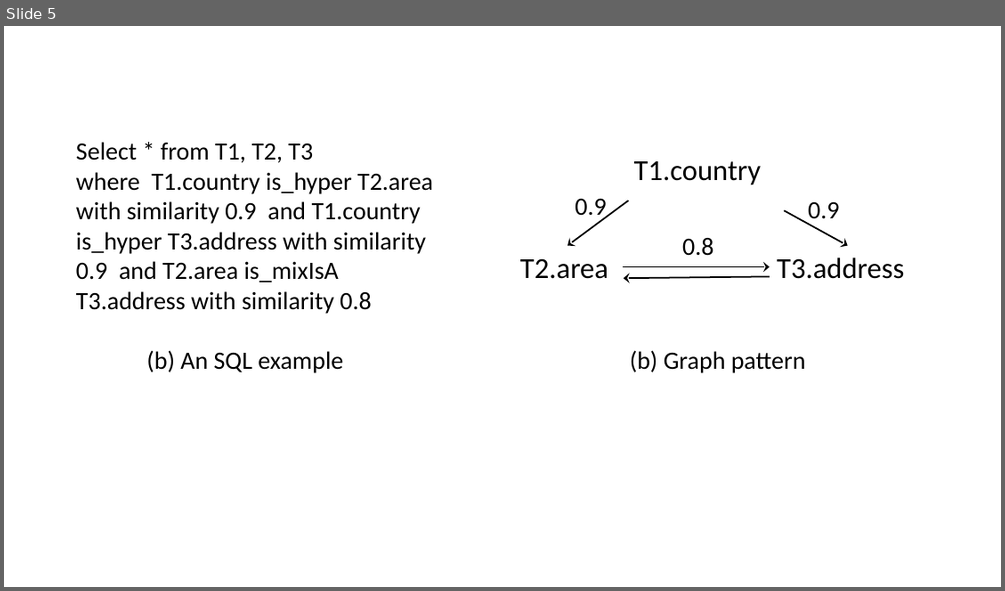
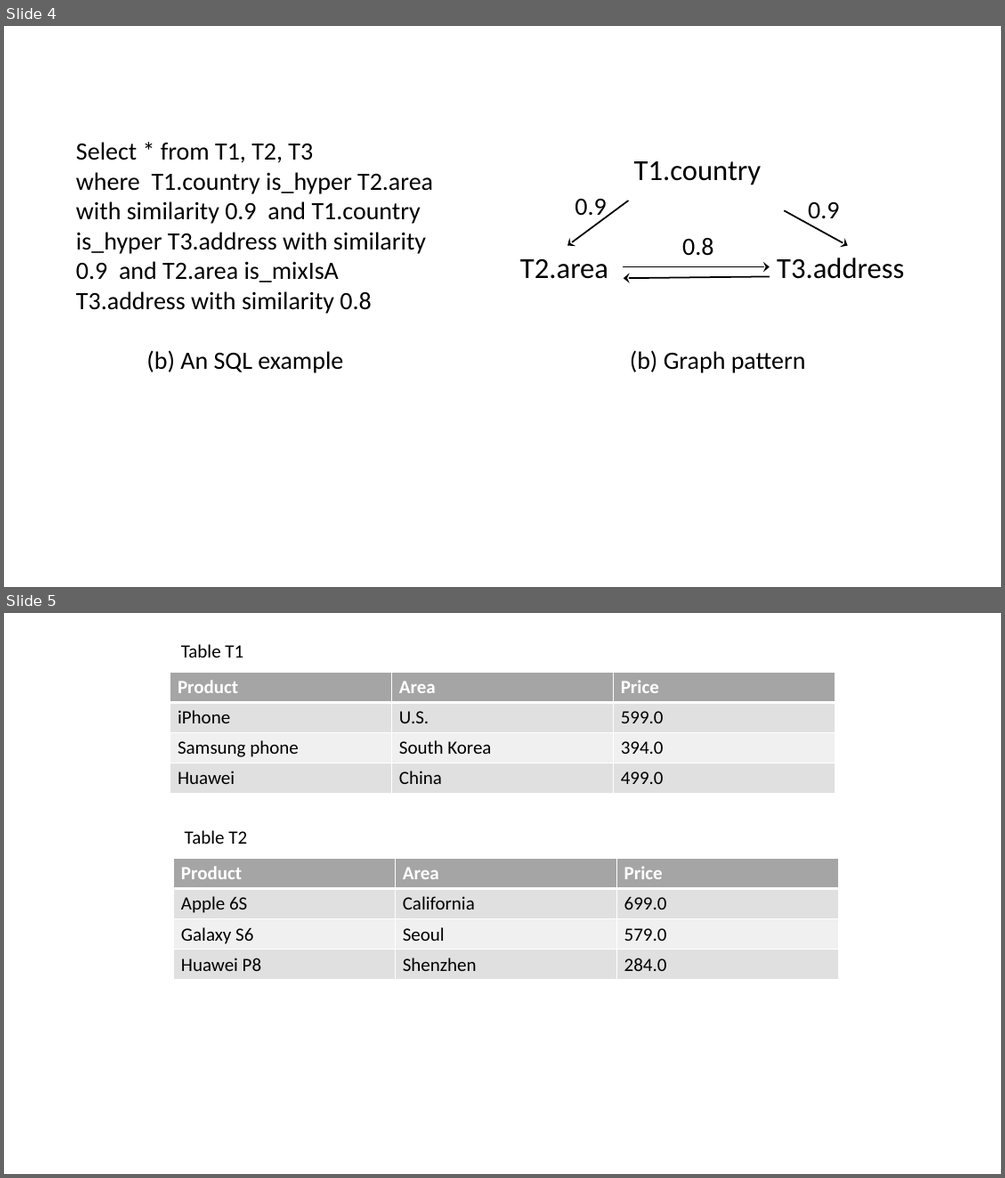
Before and after one commit to jiahenglu/taxonomy, a slide deck: figures/taxonomy.pptx. Shown one above the other, each under a label of ours: slide 5 before the commit, slides 4 and 5 after it. The pictures are 1005x591 and 1005x1178 pixels, drawn with LibreOffice and Linux fonts; fonts in the diff are those of the drawing. Boxes give left, top, right and bottom in pixels: in the first picture for what was removed or moved away, otherwise in the second. Text is boxed around its words. In the diff, an @@ line names an element or a change of style, - is before the commit and + after.

```diff
--- a/figures/taxonomy.pptx
+++ b/figures/taxonomy.pptx
@@ slide 5 added at [4,613,1001,1174], background #FFFFFF @@
@@ text added at [181,644,243,657], 18 pt, text #000000 @@
+Table T1
@@ table added at [170,672,834,793], 4 rows, 3 columns @@
+Product | Area | Price
+iPhone | U.S. | 599.0
+Samsung phone | South Korea | 394.0
+Huawei | China | 499.0
@@ text added at [185,830,247,844], 18 pt, text #000000 @@
+Table T2
@@ table added at [174,859,838,980], 4 rows, 3 columns @@
+Product | Area | Price
+Apple 6S | California | 699.0
+Galaxy S6 | Seoul | 579.0
+Huawei P8 | Shenzhen | 284.0
@@ what was slide 5 is now slide 4 @@
```
Also in this commit, not shown: 1 slide removed, 8 other files.
